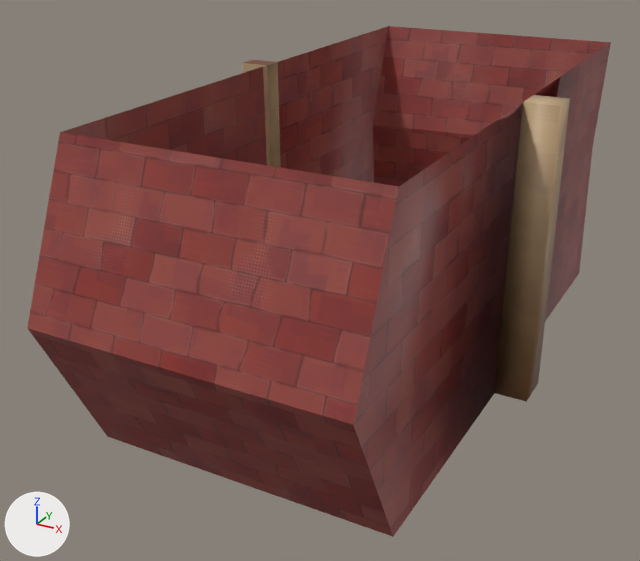
An edit to the FBX model Assets/ART/MESHES/Archi/Buildings/SM_BuildingBloc_04.fbx, drawn before and after from the same camera.
Before and after are seen from a camera (50 mm lens) standing at (7.51, -16.72, 9.58) and looking at (-0.8, -1.61, 2.03). Lighting does not change. The marker at lower left points along +X, +Y and +Z. Where no turn or scale is listed for an object, it has been applied to the vertices.

In view in the first picture: 'SM_BuildingBloc_04.001'.
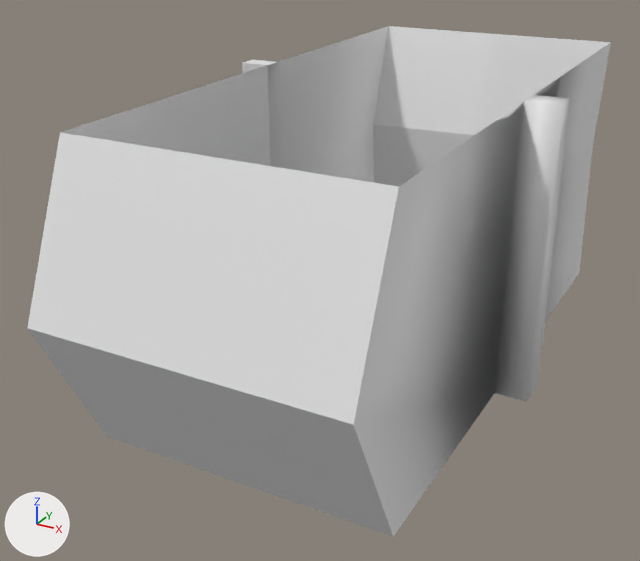
Patch to the scene script:
```diff
--- a/Assets/ART/MESHES/Archi/Buildings/SM_BuildingBloc_04.fbx.py
+++ b/Assets/ART/MESHES/Archi/Buildings/SM_BuildingBloc_04.fbx.py
@@ me_sm_buildingbloc_04_003 @@
 me_sm_buildingbloc_04_003.from_pydata(...)  # 42 vertices, 34 faces; spans x -3.66..3.68, y -7.59..6.32, z 0.0..6.17
-me_sm_buildingbloc_04_003.materials.append(mat_material)  # picture img_ut_building_bloc_01_bc_png
```

Boxes [x1, y1, x2, y2] around the edits, measured in the pictures (640 x 561 px):
'SM_BuildingBloc_04.001', recoloured (brown to white): [27, 26, 611, 537] in both
